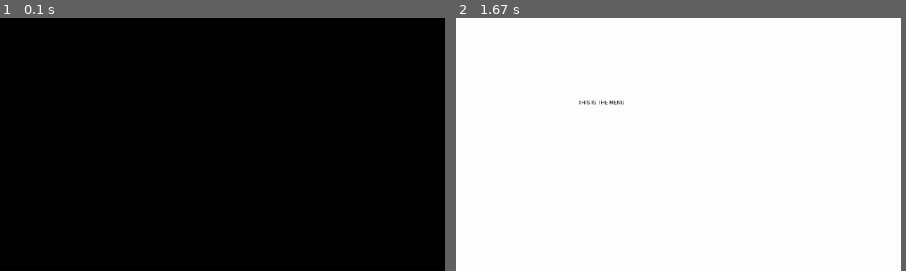
Above: before the commit, frames 1-2 (left to right).
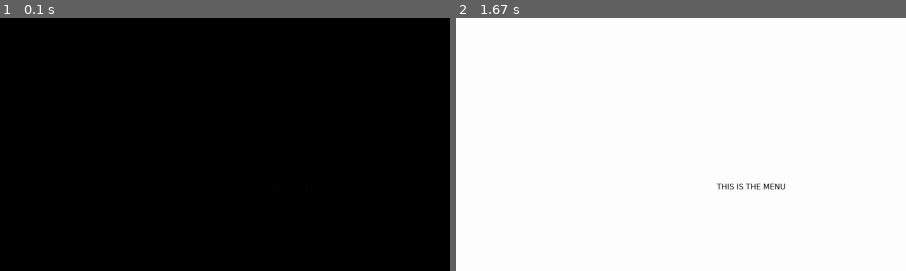
Above: after the commit, the same moments.

Repository: u8slvn/entropy
Game: pygame game, started from demo/demo.py
The game is run twice, just before and just after one commit, with the same random seed, the same clock (stepped at 60 frames per second) and the same inputs.
Inputs:
- Up to frame 1 (0.1 s): no input
- Up to frame 2 (1.67 s): tap Enter at 0.33 s
The pictures show only the part of the screen within x 17-67%, y 17-67%; the shares and areas given below are measured in that part.
In our replay, the window is 600x337 before the commit and 900x506 after it. These sizes can differ from the game's own. Grey fills any space a smaller window leaves; there, only what the larger window draws over its background counts as a difference.

The runs differ from the first frame. In frame 2, 0.4% of the frame differs, in the area x 27-74%, y 32-68%.

Commit message:
refactor: entropy init

Diff:
--- a/demo/demo.py
+++ b/demo/demo.py
@@ -1,5 +1,5 @@
-from entropy import create_game
+import entropy
 
 
-demo = create_game(title="Demo")
-demo.start()
+entropy.init(title="Demo", fps=60, aspect_ratio=16 / 9)
+entropy.start()
--- a/entropy/__init__.py
+++ b/entropy/__init__.py
@@ -1,32 +1,50 @@
-from collections import OrderedDict
+from __future__ import annotations
 
 import pygame
 
 from entropy.misc.game import Game
-from entropy.misc.window import FullScreenResolution, Monitor, Resolution
+from entropy.misc.monitor import Monitor
+from entropy.misc.resolution import Resolutions
+from entropy.misc.window import Window
 from entropy.states.menu import Menu
 from entropy.states.splash import Splash
 
 
-def create_game(title: str) -> Game:
+monitor: Monitor
+resolutions: Resolutions
+window: Window
+game: Game
+
+
+def init(title: str, fps: float, aspect_ratio: float) -> None:
+    global monitor, window, game, resolutions
+
     pygame.init()
+
     monitor = Monitor()
-    game = Game(title=title, monitor=monitor)
-
-    resolutions = OrderedDict(
-        {
-            "SD": Resolution(width=720, height=480),
-            "SHD": Resolution(width=1280, height=720),
-            "FHD": Resolution(width=1920, height=1080),
-            "FULLSCREEN": FullScreenResolution(monitor=monitor),
-        }
+    resolutions = Resolutions.build_resolutions(
+        static_res=[
+            ("SD", 720, 480),
+            ("SHD", 1280, 720),
+            ("FHD", 1920, 1080),
+        ],
+        monitor=monitor,
     )
-    game.setup_resolution(resolutions=resolutions, default_resolution="FULLSCREEN")
-
+    window = Window(
+        title=title,
+        resolution=resolutions.get("FULLSCREEN"),
+        fps=fps,
+        aspect_ratio=aspect_ratio,
+    )
+    game = Game()
     states = {
         "SPLASH": Splash(game=game),
         "MENU": Menu(game=game),
     }
     game.setup_states(states=states, default_state="SPLASH")
 
-    return game
+
+def start() -> None:
+    global game
+
+    game.start()
--- a/entropy/misc/game.py
+++ b/entropy/misc/game.py
@@ -5,8 +5,10 @@
 
 import pygame
 
+import entropy
 from entropy.components.fps import FPS
-from entropy.misc.window import Monitor, Resolution, Window
+from entropy.states.menu import Menu
+from entropy.states.splash import Splash
 
 
 if TYPE_CHECKING:
@@ -14,26 +16,21 @@
 
 
 class Game:
-    def __init__(self, title: str, monitor: Monitor) -> None:
-        self.window = Window(title=title, resolution=Resolution(1280, 720), fps=60)
+    def __init__(self) -> None:
         self.display = pygame.Surface((1920, 1080))
-        self.monitor = monitor
         self.running = False
-        self.states: dict[str, State] = {}
+        self.states = {
+            "SPLASH": Splash(game=self),
+            "MENU": Menu(game=self),
+        }
         self.state: State | None = None
-        self.resolutions = dict[str, Resolution]
-        self.fps = FPS(self.window.clock)
+        self.fps = FPS(entropy.window.clock)
 
     def setup_states(
         self, states: dict[str, State], default_state: str = "SPLASH"
     ) -> None:
         self.states = states
         self.state = self.states[default_state]
-
-    def setup_resolution(
-        self, resolutions: dict[str, Resolution], default_resolution: str
-    ) -> None:
-        self.resolutions = resolutions
 
     def transition_to(self, state: str) -> None:
         self.state.teardown()
@@ -55,7 +52,7 @@
     def render(self):
         self.state.render(self.display)
         self.fps.render(self.display)
-        self.window.process(self.display)
+        entropy.window.draw(self.display)
 
     def start(self) -> None:
         self.running = True
--- /dev/null
+++ b/entropy/misc/monitor.py
@@ -0,0 +1,12 @@
+from __future__ import annotations
+
+import pygame
+
+
+class Monitor:
+    def __init__(self) -> None:
+        self.info = pygame.display.Info()
+
+    @property
+    def size(self) -> tuple[int, int]:
+        return self.info.current_w, self.info.current_h
--- /dev/null
+++ b/entropy/misc/resolution.py
@@ -0,0 +1,55 @@
+from __future__ import annotations
+
+from collections import OrderedDict
+
+import pygame
+
+from entropy import Monitor
+
+
+class Resolution:
+    def __init__(self, alias: str, width: int, height: int) -> None:
+        self.alias = alias
+        self.width = width
+        self.height = height
+        self.flags = pygame.SCALED
+
+    @property
+    def size(self) -> tuple[int, int]:
+        return self.width, self.height
+
+    @property
+    def display_name(self) -> str:
+        return f"{self.width}x{self.height}"
+
+
+class FullScreenResolution(Resolution):
+    def __init__(self, alias: str, width: int, height: int) -> None:
+        super().__init__(alias=alias, width=width, height=height)
+        self.flags += pygame.FULLSCREEN
+
+    @property
+    def display_name(self):
+        return self.alias
+
+
+class Resolutions:
+    def __init__(self) -> None:
+        self._resolutions: dict[str, Resolution] = OrderedDict()
+
+    def add(self, resolution: Resolution) -> None:
+        self._resolutions[resolution.alias] = resolution
+
+    def get(self, alias: str) -> Resolution:
+        return self._resolutions[alias]
+
+    @classmethod
+    def build_resolutions(
+        cls, static_res: list[tuple[str, int, int]], monitor: Monitor
+    ) -> Resolutions:
+        resolutions = cls()
+        for res in static_res:
+            resolutions.add(Resolution(*res))
+        resolutions.add(FullScreenResolution("FULLSCREEN", *monitor.size))
+
+        return resolutions
--- a/entropy/misc/window.py
+++ b/entropy/misc/window.py
@@ -1,51 +1,45 @@
 from __future__ import annotations
+
+from typing import TYPE_CHECKING
 
 import pygame
 
 from entropy.colors import BLACK
 
 
-class Monitor:
-    def __init__(self) -> None:
-        self.info = pygame.display.Info()
-        self.driver = pygame.display.get_driver()
-
-
-class Resolution:
-    def __init__(self, width: int, height: int) -> None:
-        self.width = width
-        self.height = height
-        self.flags = 0
-
-    @property
-    def size(self) -> tuple[int, int]:
-        return self.width, self.height
-
-    def __str__(self) -> str:
-        return f"{self.width} x {self.height}"
-
-
-class FullScreenResolution(Resolution):
-    def __init__(self, monitor: Monitor):
-        super().__init__(width=monitor.info.current_w, height=monitor.info.current_h)
-        self.flags = pygame.FULLSCREEN
-
-    def __str__(self):
-        return "Fullscreen"
+if TYPE_CHECKING:
+    from entropy.misc.resolution import Resolution
 
 
 class Window:
-    def __init__(self, resolution: Resolution, title: str, fps: float) -> None:
+    def __init__(
+        self, resolution: Resolution, fps: float, title: str, aspect_ratio: float
+    ) -> None:
+        self.screen = pygame.display.set_mode(resolution.size, resolution.flags)
         self.fps = fps
-        self.screen = pygame.display.set_mode(resolution.size, resolution.flags)
         self.clock = pygame.time.Clock()
+        self.aspect_ratio = aspect_ratio
+
         pygame.display.set_caption(title=title)
 
-    def process(self, display: pygame.Surface):
+    def resize(self, resolution: Resolution):
+        self.screen = pygame.display.set_mode(resolution.size, resolution.flags)
+
+    @property
+    def aspect_ratio_size(self) -> tuple[int, int]:
+        screen_w, screen_h = self.screen.get_size()
+
+        if screen_w / screen_h == self.aspect_ratio:
+            return screen_w, screen_h
+        elif screen_h > screen_w / self.aspect_ratio:
+            return screen_w, int(screen_w / self.aspect_ratio)
+        else:
+            return int(screen_h * self.aspect_ratio), screen_h
+
+    def draw(self, display: pygame.Surface):
         self.screen.fill(BLACK)
-
         self.screen.blit(
-            pygame.transform.scale(display, self.screen.get_size()), (0, 0)
+            pygame.transform.scale(display, self.aspect_ratio_size), (0, 0)
         )
         pygame.display.flip()
         self.clock.tick(self.fps)
--- a/entropy/states/menu.py
+++ b/entropy/states/menu.py
@@ -29,7 +29,7 @@
     def update(self) -> None:
         pass
 
-    def render(self, display) -> None:
+    def render(self, display: pygame.Surface) -> None:
         display.fill(WHITE)
         pos_x = (display.get_width() - self.text.get_width()) / 2
         pos_y = (display.get_height() - self.text.get_height()) / 2
